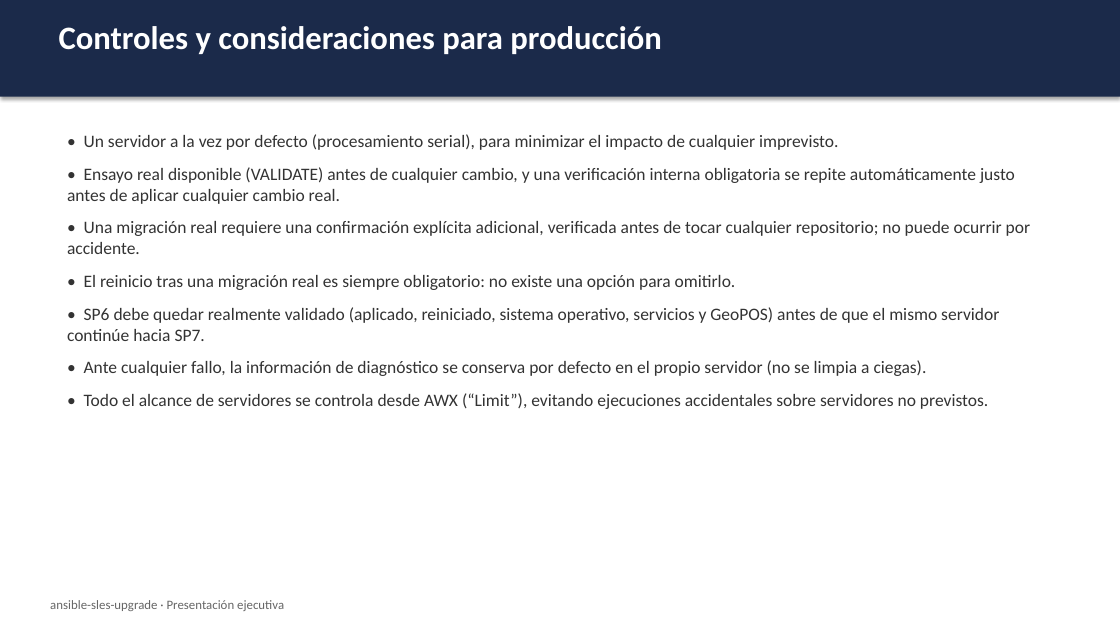
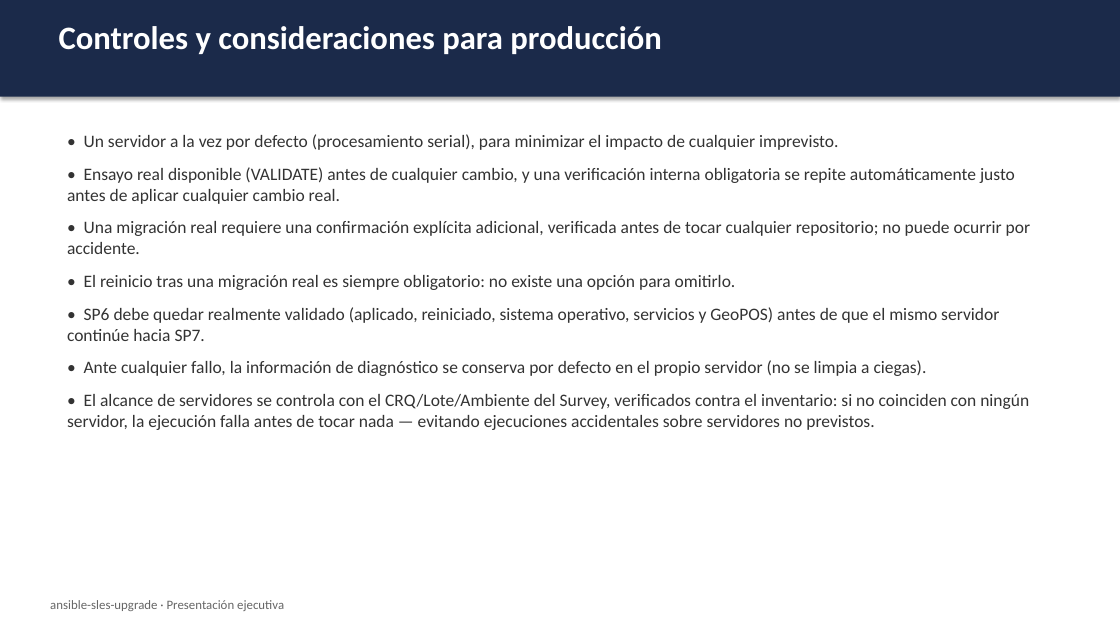
Before and after one commit to colcomerciodevs/Upgrade, a slide deck: slide 10 of sles15-upgradeV1/docs/presentacion/ansible-sles-upgrade-presentacion-ejecutiva.pptx (slide 9 before the commit). Drawn at 1120x630 pixels with LibreOffice and Linux fonts; fonts in the diff are those of the drawing. Boxes give left, top, right and bottom in pixels: in the first picture for what was removed or moved away, otherwise in the second. Text is boxed around its words. In the diff, an @@ line names an element or a change of style, - is before the commit and + after.

```diff
--- a/sles15-upgradeV1/docs/presentacion/ansible-sles-upgrade-presentacion-ejecutiva.pptx
+++ b/sles15-upgradeV1/docs/presentacion/ansible-sles-upgrade-presentacion-ejecutiva.pptx
@@ text at <box>67,394,1029,430</box>: text changed @@
-• Todo el alcance de servidores se controla desde AWX (“Limit”), evitando ejecuciones accidentales sobre servidores no previstos.
+• El alcance de servidores se controla con el CRQ/Lote/Ambiente del Survey, verificados contra el inventario: si no coinciden con ningún servidor, la ejecución falla antes de tocar nada — evitando ejecuciones accidentales sobre servidores no previstos.
```
Also in this commit, not shown: 3 other slides changed, 1 slide added, 15 other files.
